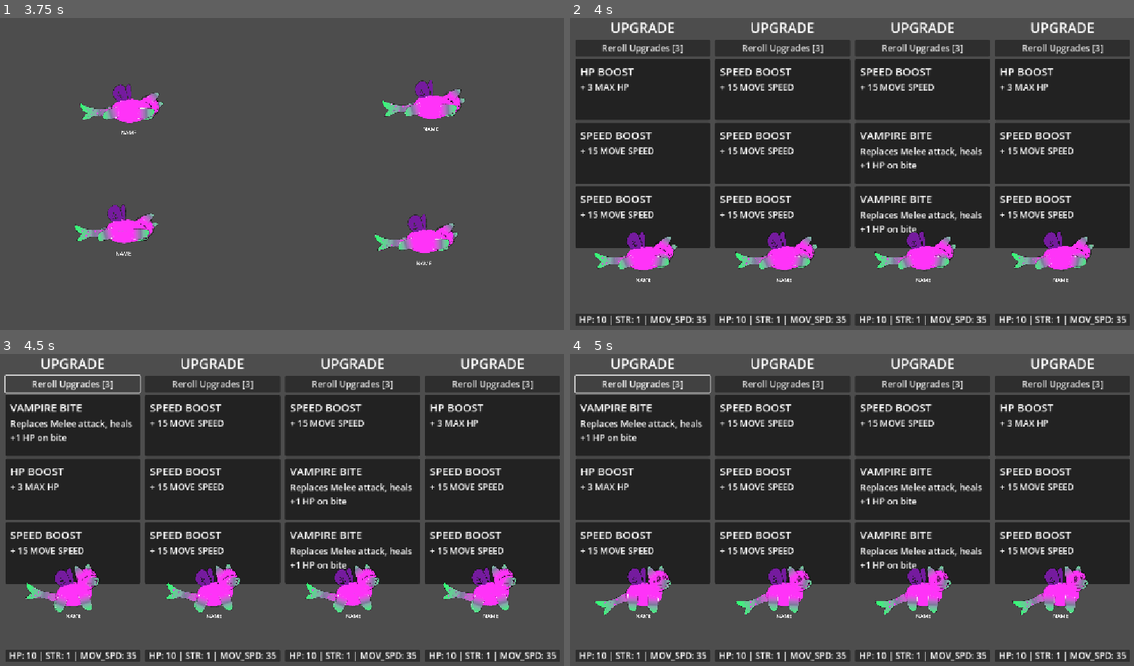
Above: before the commit, frames 1-4 (two rows, left to right).
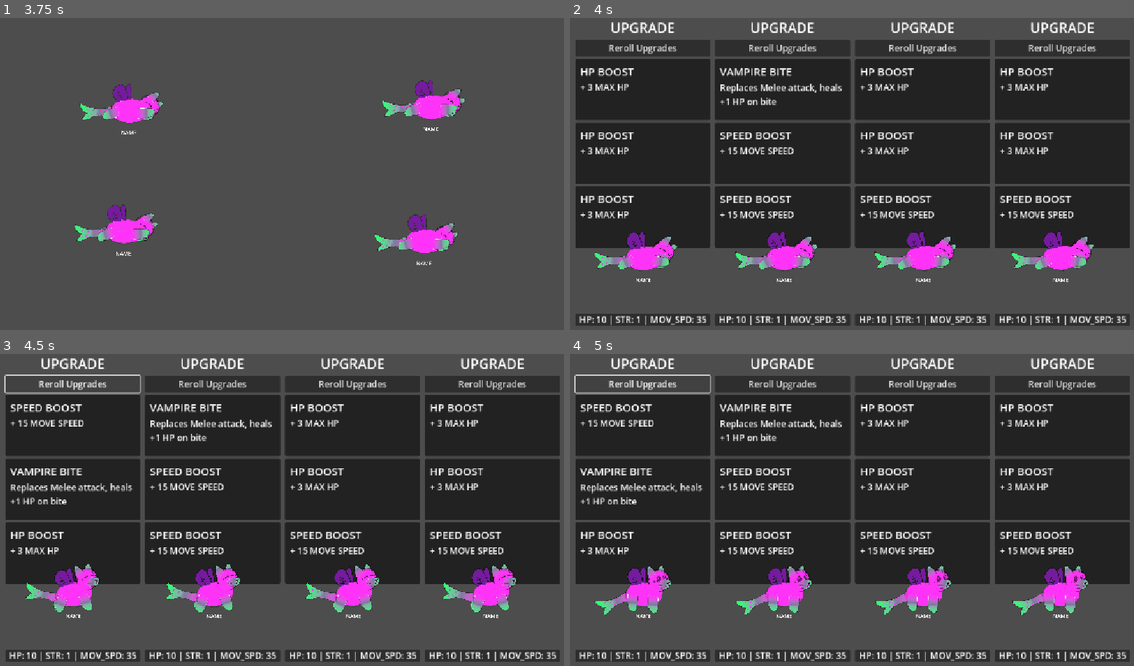
Above: after the commit, the same moments.

Repository: Galitie/tm2
Game: Godot game, scene res://test_scene.tscn
The game is run twice, just before and just after one commit, with the same random seed, the same clock (stepped at 60 frames per second) and the same inputs.
Inputs (mouse positions are in pixels of both pictures, inside the frame that each line leads up to):
- Up to frame 1 (3.75 s): tap Enter (ui_accept) at 0.5, 0.77, 1.52, 3.02 s; hold Down (ui_down) 1.28-2.03 s; hold Down (ui_down) from 3.53 s (still down)
- Up to frame 2 (4 s): keep holding Down (ui_down); tap Enter (ui_accept) at 3.77 s
- Up to frame 3 (4.5 s): release Down (ui_down) at 4.25 s; click (73, 385) at 4.25 s, where only the run before the commit has a clickable "Reroll Upgrades [3]"
- Up to frame 4 (5 s): no input

Frame 1 is identical in both runs. In frame 2, 4.7% of the frame differs, in the area x 1-95%, y 8-69%; in frame 3, 5.7%; in frame 4, 5.7%.

Commit message:
Updated upgrade card pool draw

Diff:
--- a/Cards/card.gd
+++ b/Cards/card.gd
@@ -1,12 +1,8 @@
 extends PanelContainer
 
 signal card_pressed(resource, player)
-var resource_array: Array[Resource] = [load("uid://c37d7vyo0m6jb"), load("uid://3aquqn25lskq"), load("uid://cvtqvsltnme3w")]
 var chosen_resource : Resource
 var upgrade_panel : PlayerUpgradePanel
-
-func _ready():
-	choose_card_resource()
 
 
 func _process(_delta):
@@ -17,15 +13,9 @@
 	emit_signal("card_pressed", self) #Caught by game scene
 
 
-func choose_card_resource():
+func choose_card_resource(card_resource):
 	reset_card()
-	chosen_resource = resource_array.pick_random()
-	if chosen_resource.limited_to_one:
-		print("can only have one")
-		# The card creation needs to consider if the monster already has that ability and the card is limited to one.
-		# If the monster already has it, it needs to pick a different one.
-		# Monster keeps it's list of states in state machine
-		# May also have to just consider 1 time offers that aren't stored as a state?
+	chosen_resource = card_resource
 	%Title.text = chosen_resource.card_name
 	%Description.text = chosen_resource.description
 	%Stat.text = chosen_resource.attribute_label_1
--- a/UI/player_upgrade_panel.gd
+++ b/UI/player_upgrade_panel.gd
@@ -6,6 +6,7 @@
 @onready var stats = $VBoxContainer/Stats/Label
 @onready var upgrade_cards = [$VBoxContainer/UpgradeCard1, $VBoxContainer/UpgradeCard2, $VBoxContainer/UpgradeCard3 ]
 
+var resource_array: Array[Resource] = [load("uid://c37d7vyo0m6jb"), load("uid://3aquqn25lskq"), load("uid://cvtqvsltnme3w")]
 
 func _ready():
 	for card in upgrade_cards:
@@ -22,8 +23,13 @@
 
 
 func setup_cards():
+	var temp_resources = resource_array.duplicate(true)
+
 	for card in upgrade_cards:
-		card.choose_card_resource()
+		var random_resource = temp_resources.pick_random()
+		if random_resource.limited_to_one:
+			temp_resources.erase(random_resource)
+		card.choose_card_resource(random_resource)
 		card.enable()
 
 
--- a/UI/player_upgrade_panel.tscn
+++ b/UI/player_upgrade_panel.tscn
@@ -28,7 +28,7 @@
 
 [node name="Reroll" type="Button" parent="VBoxContainer"]
 layout_mode = 2
-text = "Reroll Upgrades [3]"
+text = "Reroll Upgrades"
 
 [node name="UpgradeCard1" parent="VBoxContainer" groups=["UpgradeCard"] instance=ExtResource("1_qh1v2")]
 layout_mode = 2
--- a/main.gd
+++ b/main.gd
@@ -79,6 +79,8 @@
 
 
 func card_pressed(card):
+	if card.chosen_resource.limited_to_one:
+		card.upgrade_panel.resource_array.erase(card.chosen_resource)
 	var player = card.upgrade_panel.player
 	player.upgrade_points -= 1
 	if card.chosen_resource.attribute_1 != 0:
@@ -96,7 +98,11 @@
 
 func check_if_upgrade_round_over(card, player):
 	if player.upgrade_points > 0:
-		card.choose_card_resource()
+		var deep_copy = card.upgrade_panel.resource_array.duplicate(true)
+		for panel_card in card.upgrade_panel.upgrade_cards:
+			if panel_card.chosen_resource.limited_to_one:
+				deep_copy.erase(panel_card.chosen_resource)
+		card.choose_card_resource(deep_copy.pick_random())
 	else:
 		card.upgrade_panel.disable_cards()
 	var players_have_no_points = true
